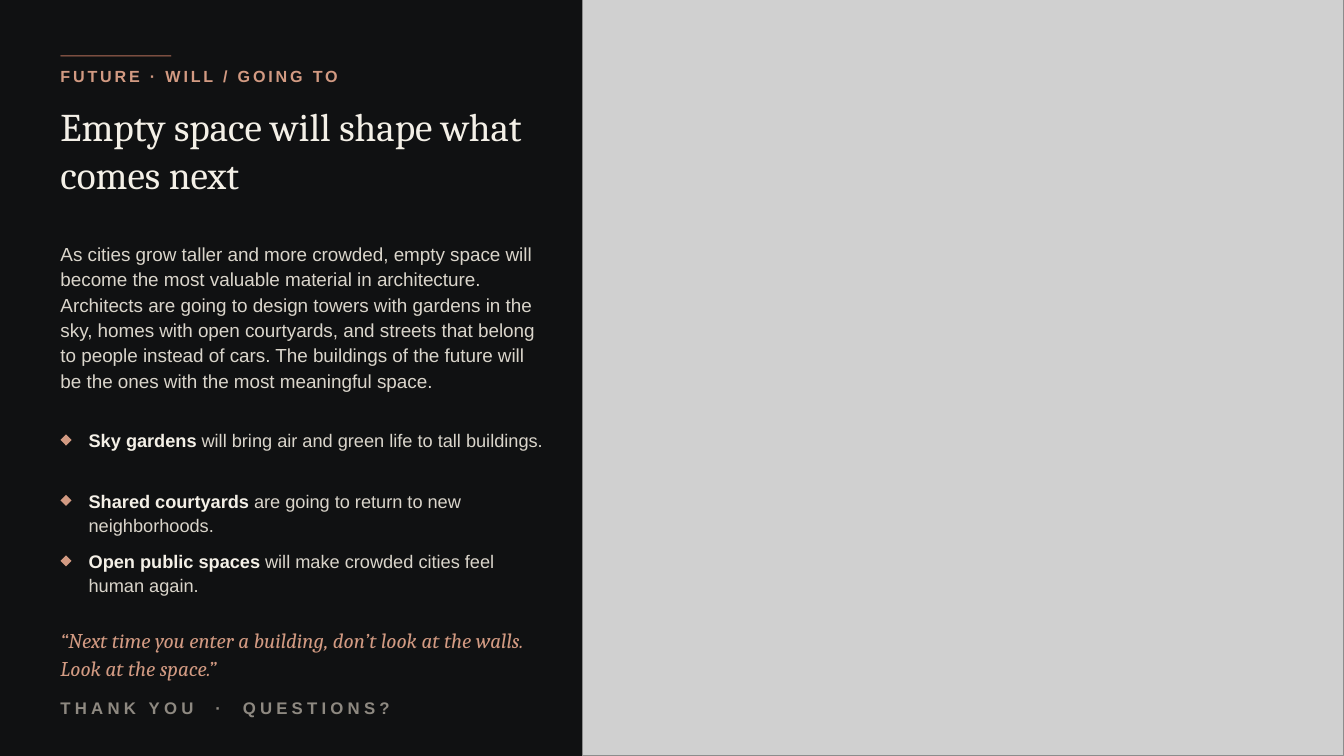
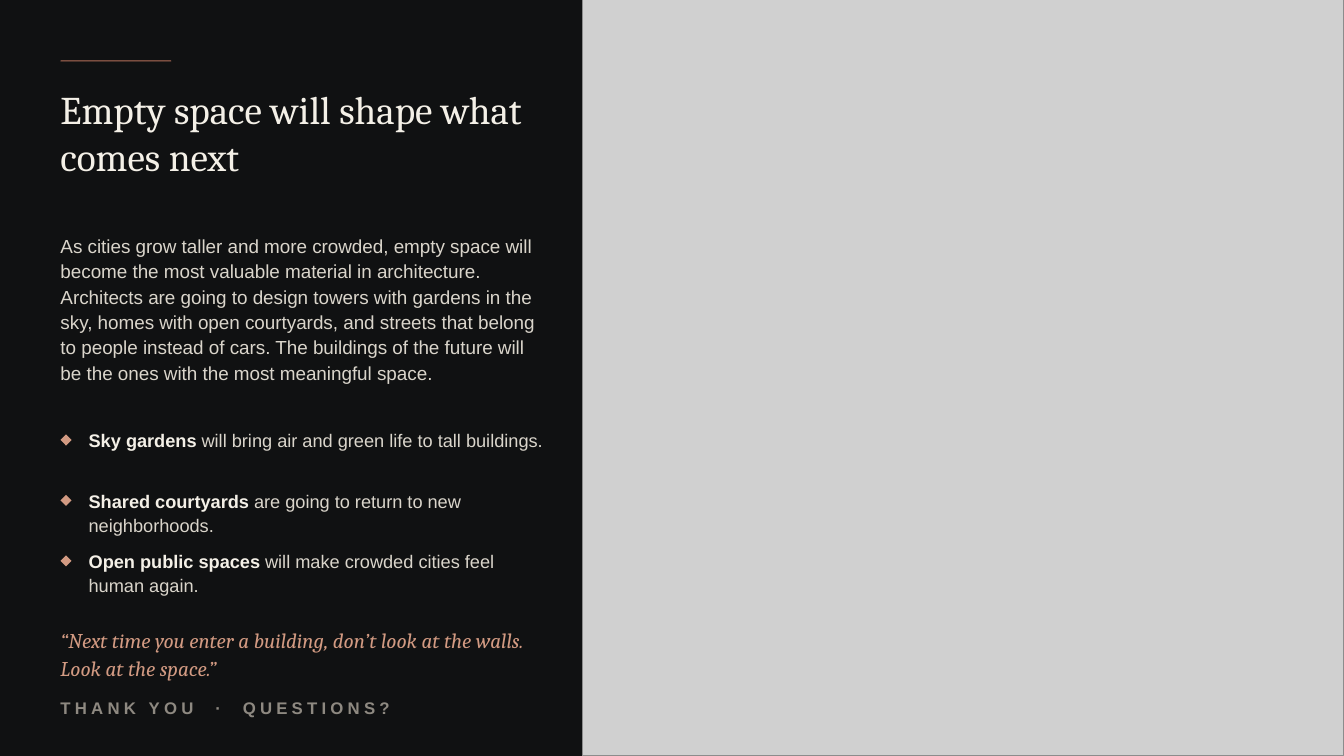
Before and after one commit to s2512013660-art/Akli, a slide deck: slide 10 of presentation-kit/empty-space-topic/The-Architecture-of-Empty-Space_Animated.pptx. Drawn at 1344x756 pixels with LibreOffice and Linux fonts; fonts in the diff are those of the drawing; grey boxes stand for pictures; background and template pictures are left out. Boxes give left, top, right and bottom in pixels: in the first picture for what was removed or moved away, otherwise in the second. Text is boxed around its words. In the diff, an @@ line names an element or a change of style, - is before the commit and + after.

```diff
--- a/presentation-kit/empty-space-topic/The-Architecture-of-Empty-Space_Animated.pptx
+++ b/presentation-kit/empty-space-topic/The-Architecture-of-Empty-Space_Animated.pptx
@@ text "Empty space will shape what ...": place and size @@
-text "Empty space will shape what ..." at [60,113,522,190]
+text "Empty space will shape what ..." at [60,96,522,172]
@@ rounded rectangle: place and size @@
-rounded rectangle at [60,55,171,56]
+rounded rectangle at [60,60,171,62]
@@ text removed at [60,70,338,82] @@
-FUTURE · WILL / GOING TO
@@ text "As cities grow taller and ...": place and size @@
-text "As cities grow taller and ..." at [60,247,534,392]
+text "As cities grow taller and ..." at [60,239,534,384]
```
Also in this commit, not shown: 8 other slides changed, 2 other files.
